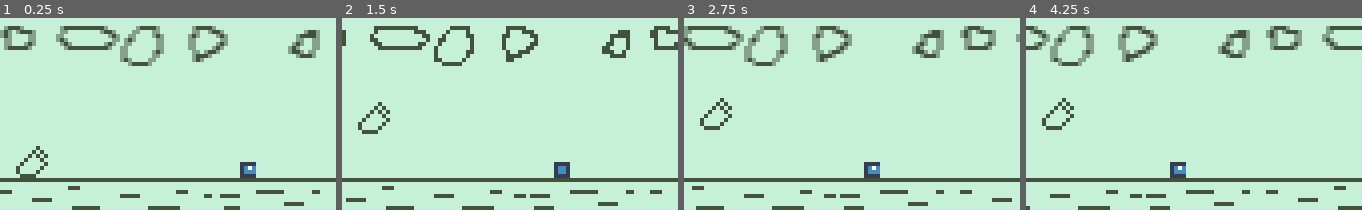
Above: before the commit, frames 1-4 (left to right).
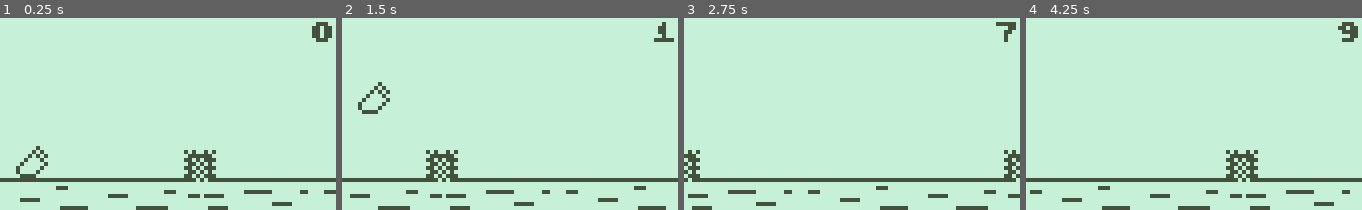
Above: after the commit, the same moments.

Repository: TaraSophieDev/Nokia-Game-Jam-5
Game: Godot game, scene res://scenes/Main.tscn
Same seed, same stepped clock (60 frames per second), same inputs: the game is played once before the commit and once after it. The engine's default icon, where the game draws it, is replaced by a stand-in: a white triangle on a blue panel in a dark square.
Inputs:
- Up to frame 1 (0.25 s): no input
- Up to frame 2 (1.5 s): tap Enter (ui_accept) at 0.5 s; hold Right (ui_right) from 0.53 s (still down); tap Space (jump) at 0.6, 0.77, 1.07, 1.35 s
- Up to frame 3 (2.75 s): tap Space (jump) at 1.52, 1.82, 2.1 s; release Right (ui_right) at 2.03 s; hold Left (ui_left) from 2.03 s (still down)
- Up to frame 4 (4.25 s): release Left (ui_left) at 2.78 s; hold Right (ui_right) from 2.78 s (still down); tap Space (jump) at 2.85, 3.02, 3.32, 3.6, 3.77, 4.07 s

The runs differ from the first frame. In frame 1, 8.6% of the frame differs, in the area x 0-100%, y 2-100%; in frame 2, 8.1%; in frame 3, 10%; in frame 4, 9.8%.

Commit message:
2022-02-19

Diff:
--- a/project.godot
+++ b/project.godot
@@ -13,6 +13,10 @@
 config/name="Nokia-Game-Jam-5"
 run/main_scene="res://scenes/Main.tscn"
 config/icon="res://icon.png"
+
+[autoload]
+
+Global="*res://scripts/Global.gd"
 
 [display]
 
--- a/scenes/Game.tscn
+++ b/scenes/Game.tscn
@@ -1,11 +1,13 @@
-[gd_scene load_steps=9 format=2]
+[gd_scene load_steps=12 format=2]
 
 [ext_resource path="res://scenes/Player.tscn" type="PackedScene" id=1]
 [ext_resource path="res://sprites/floor.png" type="Texture" id=2]
 [ext_resource path="res://sprites/background.png" type="Texture" id=3]
-[ext_resource path="res://scenes/ParallaxBackground.gd" type="Script" id=4]
+[ext_resource path="res://scripts/ParallaxBackground.gd" type="Script" id=4]
 [ext_resource path="res://sprites/ground.png" type="Texture" id=5]
 [ext_resource path="res://scenes/Obstacle.tscn" type="PackedScene" id=6]
+[ext_resource path="res://nokia_3310_fontpack_2023/ark_@somepx/Ark.ttf" type="DynamicFontData" id=7]
+[ext_resource path="res://scripts/Score.gd" type="Script" id=8]
 
 [sub_resource type="ConvexPolygonShape2D" id=2]
 points = PoolVector2Array( 8, 8, 0, 8, 0, 0, 8, 0 )
@@ -47,10 +49,16 @@
 } ]
 1/z_index = 0
 
+[sub_resource type="DynamicFont" id=3]
+size = 8
+outline_color = Color( 0.262745, 0.321569, 0.239216, 1 )
+font_data = ExtResource( 7 )
+
 [node name="Game" type="Node"]
 
-[node name="KinematicBody2D" parent="." instance=ExtResource( 1 )]
+[node name="Player" parent="." instance=ExtResource( 1 )]
 position = Vector2( 8, 35 )
+jump_height = 40.0
 
 [node name="TileMap" type="TileMap" parent="."]
 visible = false
@@ -85,5 +93,26 @@
 "_edit_lock_": true
 }
 
-[node name="StaticBody2D" parent="ParallaxBackground/ParallaxLayer" instance=ExtResource( 6 )]
-position = Vector2( 64, 38 )
+[node name="Obstacle" parent="ParallaxBackground/ParallaxLayer" instance=ExtResource( 6 )]
+position = Vector2( 54, 36 )
+
+[node name="Node2D" type="Node2D" parent="."]
+
+[node name="Control" type="Control" parent="Node2D"]
+margin_right = 40.0
+margin_bottom = 40.0
+
+[node name="Score" type="Label" parent="Node2D/Control"]
+margin_right = 84.0
+margin_bottom = 23.0
+custom_colors/font_color = Color( 0.262745, 0.321569, 0.239216, 1 )
+custom_fonts/font = SubResource( 3 )
+text = "0"
+align = 2
+autowrap = true
+script = ExtResource( 8 )
+
+[node name="ScoreTimer" type="Timer" parent="Node2D/Control/Score"]
+autostart = true
+
+[connection signal="timeout" from="Node2D/Control/Score/ScoreTimer" to="Node2D/Control/Score" method="_on_ScoreTimer_timeout"]
--- a/scenes/Obstacle.tscn
+++ b/scenes/Obstacle.tscn
@@ -1,16 +1,30 @@
-[gd_scene load_steps=3 format=2]
+[gd_scene load_steps=5 format=2]
 
-[ext_resource path="res://icon.png" type="Texture" id=1]
+[ext_resource path="res://sprites/cactuss.png" type="Texture" id=1]
+[ext_resource path="res://scripts/Obstacle.gd" type="Script" id=2]
 
 [sub_resource type="RectangleShape2D" id=1]
-extents = Vector2( 2, 2 )
+extents = Vector2( 3, 3.5 )
 
-[node name="StaticBody2D" type="StaticBody2D"]
+[sub_resource type="RectangleShape2D" id=2]
+extents = Vector2( 3.25, 24 )
+
+[node name="Obstacle" type="Area2D"]
+script = ExtResource( 2 )
 
 [node name="Sprite" type="Sprite" parent="."]
-position = Vector2( -4.47035e-08, 0 )
-scale = Vector2( 0.0625, 0.0625 )
+position = Vector2( 1, 1 )
 texture = ExtResource( 1 )
 
 [node name="CollisionShape2D" type="CollisionShape2D" parent="."]
+position = Vector2( 1, 1.5 )
 shape = SubResource( 1 )
+
+[node name="Detection" type="Area2D" parent="."]
+
+[node name="CollisionShape2D" type="CollisionShape2D" parent="Detection"]
+position = Vector2( 1, -19 )
+shape = SubResource( 2 )
+
+[connection signal="body_entered" from="." to="." method="_on_Obstacle_body_entered"]
+[connection signal="body_entered" from="Detection" to="." method="_on_Detection_body_entered"]
--- a/scenes/ParallaxBackground.gd
+++ /dev/null
@@ -1,5 +0,0 @@
-extends ParallaxBackground
-
-
-func _process(delta):
-	scroll_base_offset -= Vector2(6, 0) * delta
--- a/scenes/Player.tscn
+++ b/scenes/Player.tscn
@@ -6,7 +6,7 @@
 [sub_resource type="RectangleShape2D" id=1]
 extents = Vector2( 4, 4 )
 
-[node name="KinematicBody2D" type="KinematicBody2D"]
+[node name="Player" type="KinematicBody2D" groups=["Player"]]
 script = ExtResource( 2 )
 
 [node name="CollisionShape2D" type="CollisionShape2D" parent="."]
--- /dev/null
+++ b/scripts/Global.gd
@@ -0,0 +1,3 @@
+extends Node
+
+var score: int = 0
--- /dev/null
+++ b/scripts/Obstacle.gd
@@ -0,0 +1,10 @@
+extends Area2D
+
+func _on_Detection_body_entered(body):
+	if body.is_in_group("Player"):
+		Global.score += 5
+
+
+func _on_Obstacle_body_entered(body):
+	if body.has_method("player_hit"):
+		body.player_hit()
--- /dev/null
+++ b/scripts/ParallaxBackground.gd
@@ -0,0 +1,5 @@
+extends ParallaxBackground
+
+
+func _process(delta):
+	scroll_base_offset -= Vector2(20, 0) * delta
--- a/scripts/Player.gd
+++ b/scripts/Player.gd
@@ -1,11 +1,12 @@
 extends KinematicBody2D
 
+var health: int = 1
 var velocity = Vector2.ZERO
 
 export var jump_height = 35.0
 export var gravity = 50.0
 
-onready var animation = $AnimatedSprite
+#onready var animation = $AnimatedSprite
 
 func _ready():
 	pass
@@ -19,3 +20,8 @@
 
 	velocity.y += gravity * delta
 	velocity = move_and_slide(velocity, Vector2.UP)
+
+func player_hit():
+	health -= 1
+	if health == 0:
+		queue_free()
--- /dev/null
+++ b/scripts/Score.gd
@@ -0,0 +1,13 @@
+extends Label
+
+func _ready():
+	pass
+
+
+func _process(delta):
+	text = String(Global.score)
+
+
+
+func _on_ScoreTimer_timeout():
+	Global.score += 1
Not shown, removed: fonts/nokia_3310_fontpack_2023/ark_@somepx/Ark.otf.import
Not shown, removed: fonts/nokia_3310_fontpack_2023/ark_@somepx/Ark.svg.import
Not shown, removed: fonts/nokia_3310_fontpack_2023/ark_@somepx/Ark.ttf.import
Not shown, removed: fonts/nokia_3310_fontpack_2023/ark_@somepx/Ark.woff.import
Not shown, removed: fonts/nokia_3310_fontpack_2023/ark_@somepx/gray_sprite_strip/ark_dark_@somepx.png.import
Not shown, removed: fonts/nokia_3310_fontpack_2023/ark_@somepx/gray_sprite_strip/ark_light_@somepx.png.import
Not shown, removed: fonts/nokia_3310_fontpack_2023/ark_@somepx/harsh_sprite_strip/ark_dark_@somepx.png.import
Not shown, removed: fonts/nokia_3310_fontpack_2023/ark_@somepx/harsh_sprite_strip/ark_light_@somepx.png.import
Not shown, removed: fonts/nokia_3310_fontpack_2023/ark_@somepx/og_sprite_strip/ark_dark_@somepx.png.import
Not shown, removed: fonts/nokia_3310_fontpack_2023/ark_@somepx/og_sprite_strip/ark_light_@somepx.png.import
Not shown, removed: fonts/nokia_3310_fontpack_2023/classic/gray_sprite_strip/classic_dark.png.import
Not shown, removed: fonts/nokia_3310_fontpack_2023/classic/gray_sprite_strip/classic_light.png.import
(and 106 more such lines)
